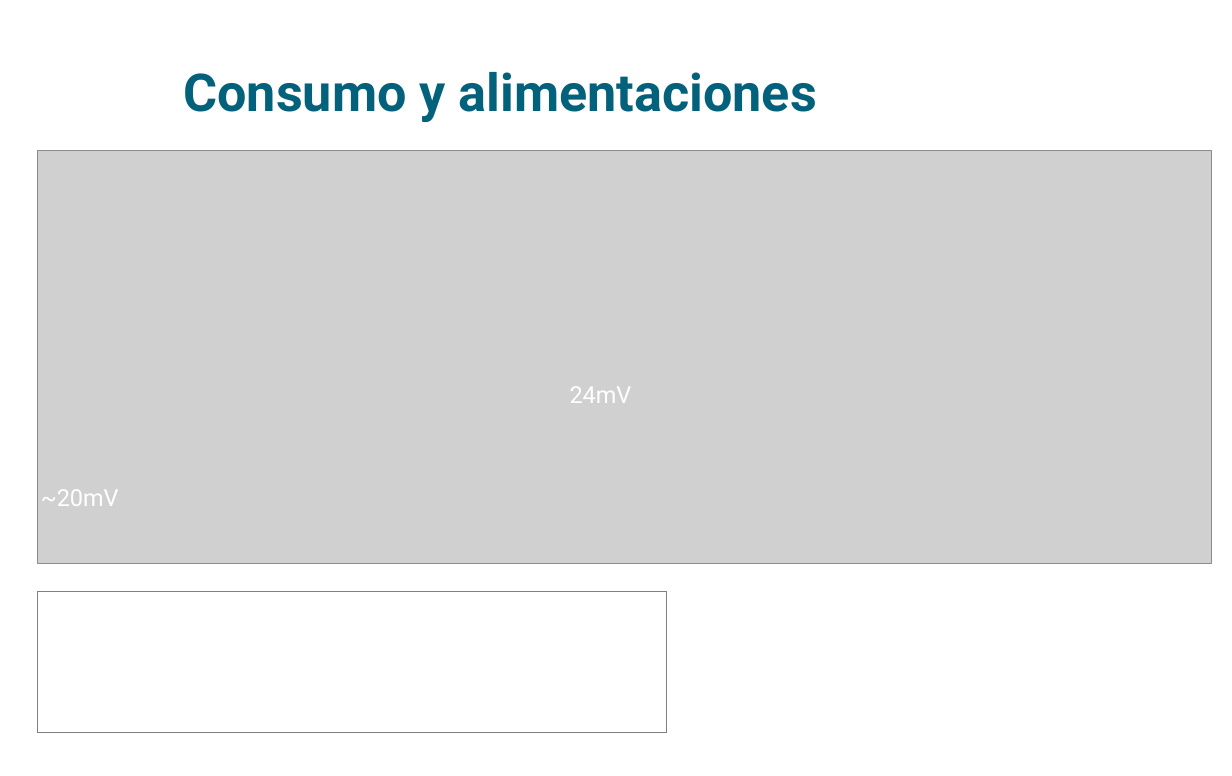
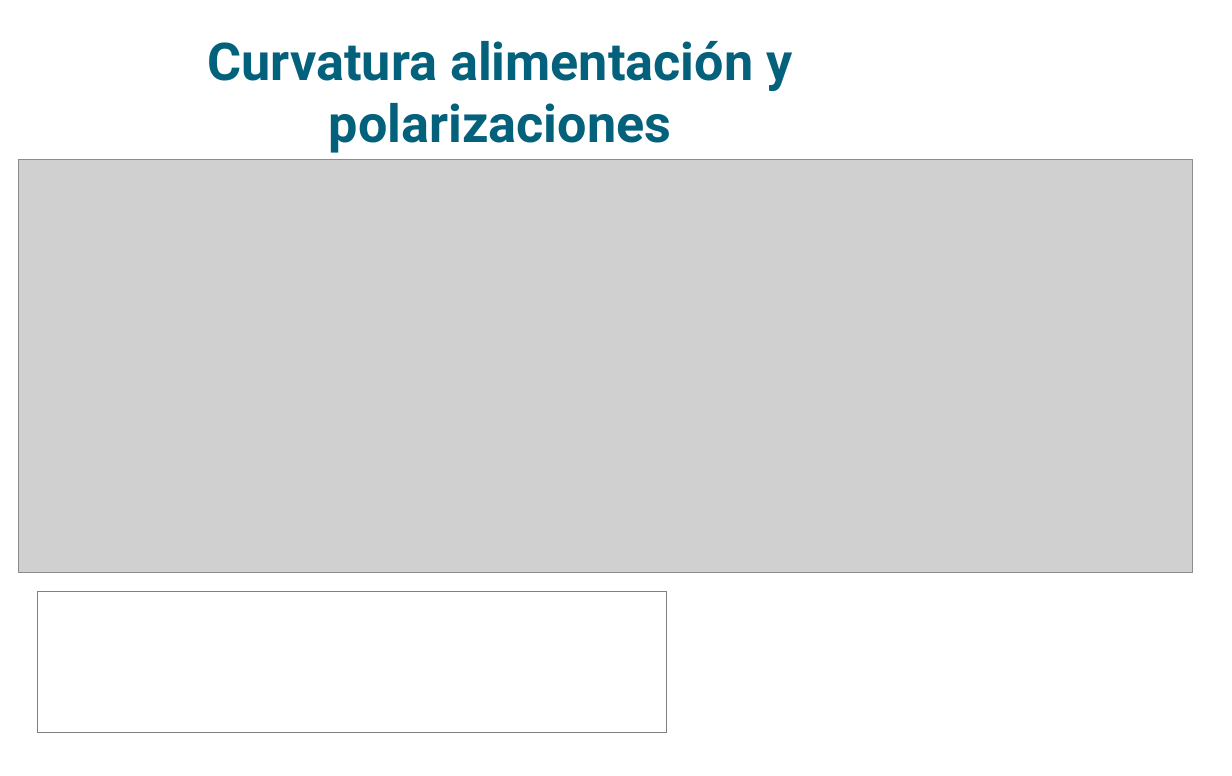
Before and after one commit to cmolinaord/TFG, a slide deck: slide 15 of exposition/expo.odp (slide 11 before the commit). Drawn at 1232x776 pixels with LibreOffice and Linux fonts; fonts in the diff are those of the drawing; grey boxes stand for pictures; background and template pictures are left out. Boxes give left, top, right and bottom in pixels: in the first picture for what was removed or moved away, otherwise in the second. Text is boxed around its words. In the diff, an @@ line names an element or a change of style, - is before the commit and + after.

```diff
--- a/exposition/expo.odp
+++ b/exposition/expo.odp
@@ text added at (208,41,792,153), 40 pt, text #04617B, bold @@
+Curvatura alimentación y polarizaciones
@@ subtitle removed at (183,72,817,122) @@
-Consumo y alimentaciones
@@ picture: place and size @@
-picture at (38,150,1211,563)
+picture at (19,160,1193,573)
@@ text removed at (570,386,632,403) @@
-24mV
@@ text removed at (41,489,119,506) @@
-~20mV
```
Also in this commit, not shown: 7 other slides changed, 7 slides added, 3 slides removed.
